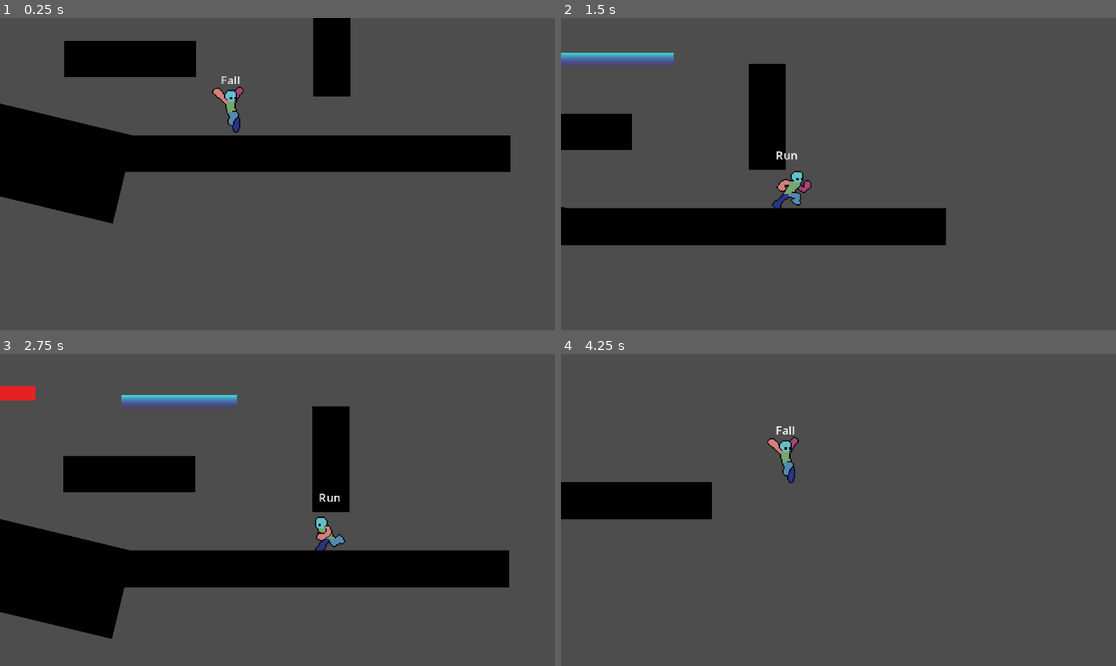
Above: before the commit, frames 1-4 (two rows, left to right).
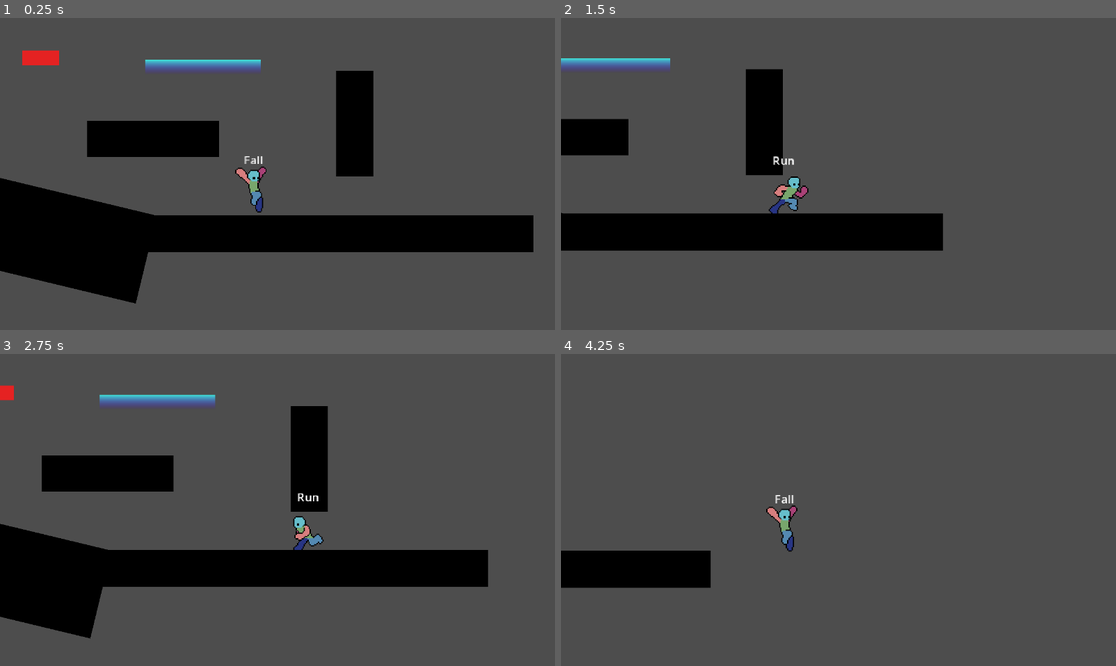
Above: after the commit, the same moments.

Repository: TianJunShi1/harry-forge
Game: Godot game, scene res://playground.tscn
The game is run twice, just before and just after one commit, with the same random seed, the same clock (stepped at 60 frames per second) and the same inputs.
Inputs:
- Up to frame 1 (0.25 s): no input
- Up to frame 2 (1.5 s): hold D (right) from 0.53 s (still down); tap Shift (run) at 0.6, 1.35 s; tap Space (jump) at 0.77 s
- Up to frame 3 (2.75 s): tap Space (jump) at 1.52 s; release D (right) at 2.03 s; hold A (left) from 2.03 s (still down); tap Shift (run) at 2.1 s
- Up to frame 4 (4.25 s): release A (left) at 2.78 s; hold D (right) from 2.78 s (still down); tap Shift (run) at 2.85, 3.6 s; tap Space (jump) at 3.02, 3.77 s

The runs differ from the first frame. In frame 1, 34% of the frame differs, in the area x 0-97%, y 0-92%; in frame 2, 5.3%; in frame 3, 6.9%; in frame 4, 7.3%.

Commit message:
4月22日 摄像机手感调节

Diff:
--- a/Interactable/BouncePad/Scripts/bounce_pad.gd
+++ b/Interactable/BouncePad/Scripts/bounce_pad.gd
@@ -1,7 +1,7 @@
 extends Area2D
 
 # 弹射力度，可以根据不同的物品设置不同的弹力
-@export var bounce_force: float = 400.0
+@export var bounce_force: float = 500.0
 
 func _on_body_entered(body: Node2D) -> void:
 	if body.has_method("apply_bounce"):
--- a/Player/Scripts/player.gd
+++ b/Player/Scripts/player.gd
@@ -35,17 +35,21 @@
 
 #region /// 🎬 Camera Variables (摄影机预视系统)
 @export_group("Camera Look Ahead")
-@export var look_ahead_distance_x: float = 45.0     # 水平看多远
-@export var horizontal_deadzone_speed: float = 100.0 # 水平死区阈值（速度大于此值才允许镜头掉头）
-@export var look_ahead_up: float = -80.0             # 跳跃或抬头时往上看多少（负数向上）
-@export var look_ahead_down: float = 80.0            # 下落或下蹲时往下看多少（正数向下）
-@export var camera_smooth_speed: float = 8.0         # 【修改】镜头跟随速度（替换原 Tween，改用 lerp 单一平滑）
+@export var look_ahead_distance_x: float = 50.0     # 水平看多远
+@export var horizontal_deadzone_speed: float = 90.0  # 水平死区阈值（速度大于此值才允许镜头掉头）
+@export var look_ahead_up: float = -15.0             # 跳跃/下落时往上看多少（负数向上）
+@export var look_ahead_down: float = 15.0            # 跳跃/下落时往下看多少（正数向下）
+@export var manual_look_up: float = -90.0            # 【新增】手动抬头时的独立偏移量（负数向上）
+@export var manual_look_down: float = 90.0           # 【新增】手动低头时的独立偏移量（正数向下）
+@export var camera_smooth_speed: float = 2.0         # 镜头跟随速度（lerp 权重基数）
+@export var vertical_smooth_speed: float = 2.0       # 【新增】垂直方向单独平滑速度，减缓跳跃时上下浮动
 @export var vertical_look_delay: float = 0.3         # 按住多久才开始抬头/低头 (例如 0.3秒)
 
 @onready var camera_target: Marker2D = $CameraTarget
-var base_camera_position: Vector2 # 记录编辑器里 Marker2D 的初始位置
-var _last_facing_x: float = 1.0   # 记录角色最后的朝向（1向右，-1向左），用于防止镜头松手回弹
-var _vertical_look_timer: float = 0.0 # 垂直预视的蓄力计时器
+var base_camera_position: Vector2  # 记录编辑器里 Marker2D 的初始位置
+var _last_facing_x: float = 1.0    # 记录角色最后的朝向（1向右，-1向左），用于防止镜头松手回弹
+var _vertical_look_timer: float = 0.0  # 垂直预视的蓄力计时器
+var _current_vertical_offset: float = 0.0  # 【新增】当前垂直偏移的平滑中间值
 #endregion
 
 @onready var states_node: Node = $states
@@ -129,30 +133,34 @@
 		_last_facing_x = sign(velocity.x)
 	target_offset.x += _last_facing_x * look_ahead_distance_x
 
-	# 2. 垂直预视 (根据物理速度与输入方向)
+	# 2. 垂直预视目标值计算
+	var target_vertical_offset: float = 0.0
 	if velocity.y < -10.0:
 		# 正在上升（跳跃中）
-		target_offset.y += look_ahead_up
+		target_vertical_offset = look_ahead_up
 	elif velocity.y > 10.0:
 		# 正在下落
-		target_offset.y += look_ahead_down
+		target_vertical_offset = look_ahead_down
 	elif is_on_floor():
-		# 在地面上时，支持手动抬头和低头
+		# 在地面上时，使用独立的手动抬头/低头数值
 		if _vertical_look_timer >= vertical_look_delay:
 			if direction.y < -0.5:
-				# 按下 W/向上键
-				target_offset.y += look_ahead_up
+				# 按下 W/向上键，使用独立的 manual_look_up
+				target_vertical_offset = manual_look_up
 			elif direction.y > 0.5:
-				# 按下 S/向下键
-				target_offset.y += look_ahead_down
-
-	# 3. 避免目标没有变化时产生无意义的计算
+				# 按下 S/向下键，使用独立的 manual_look_down
+				target_vertical_offset = manual_look_down
+
+	# 3. 【新增】垂直方向单独做平滑插值，避免跳跃时镜头上下浮动过于剧烈
+	var t_vertical := minf(vertical_smooth_speed * delta, 1.0)
+	_current_vertical_offset = lerp(_current_vertical_offset, target_vertical_offset, t_vertical)
+	target_offset.y += _current_vertical_offset
+
+	# 4. 避免目标没有变化时产生无意义的计算
 	if camera_target.position.is_equal_approx(target_offset):
 		return
 
-	# 4. 【修改】用 lerp 单一平滑替换原来的 Tween 方案
-	# 原 Tween 方案每帧 kill/create，与 Camera2D 自带 smoothing 叠加会造成双重平滑
-	# 现在只保留这一套 lerp，请确认 Camera2D 的 position_smoothing_enabled 已关闭
+	# 5. 水平方向用 camera_smooth_speed 平滑，垂直已在上方处理
 	# 【修改】clamp 权重上限为 1.0，防止掉帧时插值系数超过 1 导致镜头过冲
 	var t := minf(camera_smooth_speed * delta, 1.0)
 	camera_target.position = camera_target.position.lerp(target_offset, t)
